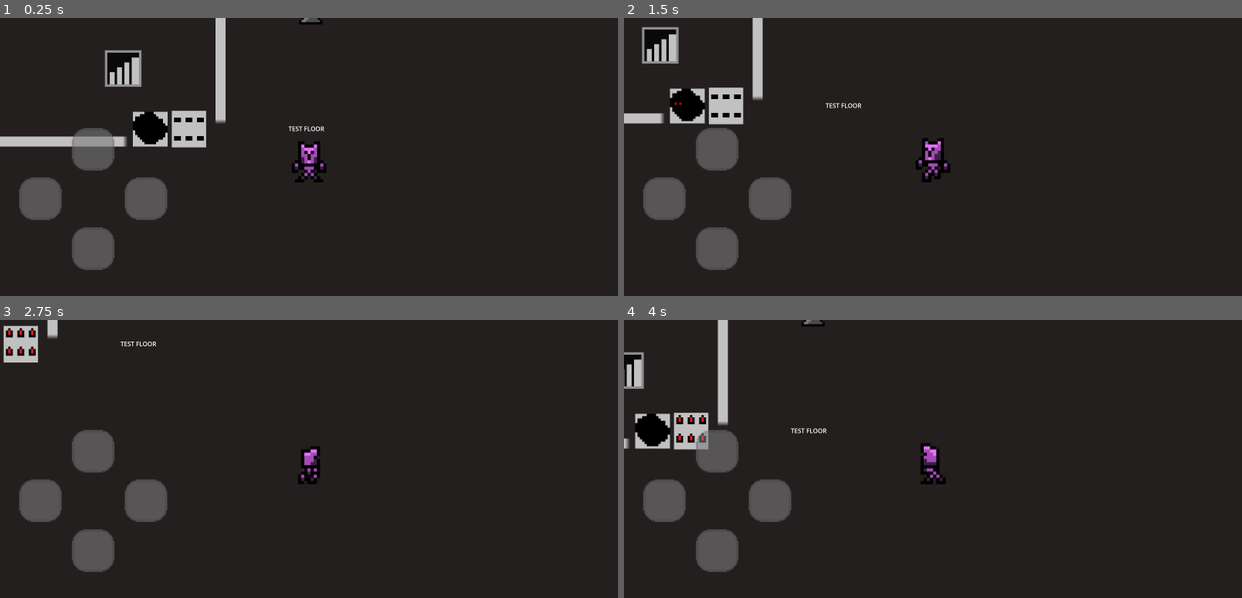
Above: before the commit, frames 1-4 (two rows, left to right).
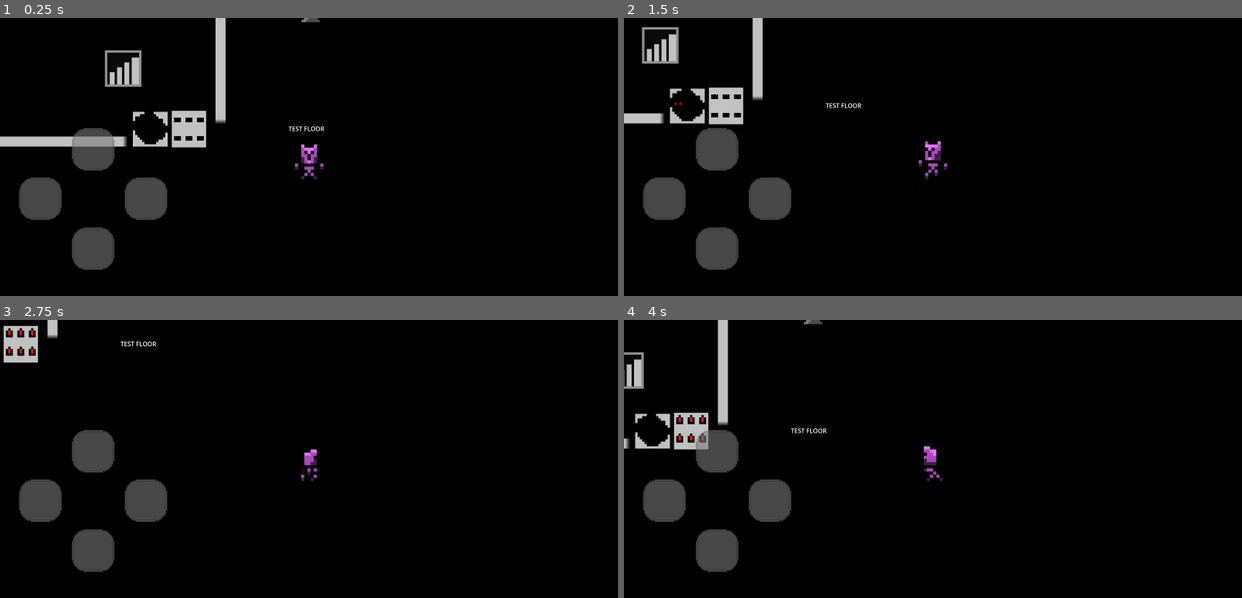
Above: after the commit, the same moments.

Repository: alain-cheng/MOBDEVE-MP
Game: Godot game, scene res://main.tscn
Same seed, same stepped clock (60 frames per second), same inputs: the game is played once before the commit and once after it.
Inputs:
- Up to frame 1 (0.25 s): no input
- Up to frame 2 (1.5 s): tap Enter at 0.5 s; hold Right (ui_right) 0.53-1.28 s; hold Down (ui_down) from 1.28 s (still down)
- Up to frame 3 (2.75 s): release Down (ui_down) at 2.03 s; hold Right (ui_right) from 2.03 s (still down)
- Up to frame 4 (4 s): release Right (ui_right) at 2.78 s; hold Up (ui_up) 2.78-3.53 s; hold Left (ui_left) from 3.53 s (still down)

The runs differ from the first frame. In frame 1, 92% of the frame differs, in the area x 0-100%, y 0-100%; in frame 2, 93%; in frame 3, 95%; in frame 4, 93%.

Commit message:
Change default color to black

Diff:
--- a/app/src/main/assets/project.godot
+++ b/app/src/main/assets/project.godot
@@ -41,4 +41,4 @@
 renderer/rendering_method="gl_compatibility"
 renderer/rendering_method.mobile="gl_compatibility"
 textures/vram_compression/import_etc2_astc=true
-environment/defaults/default_clear_color=Color(0.141176, 0.121569, 0.121569, 1)
+environment/defaults/default_clear_color=Color(0, 0, 0, 1)
